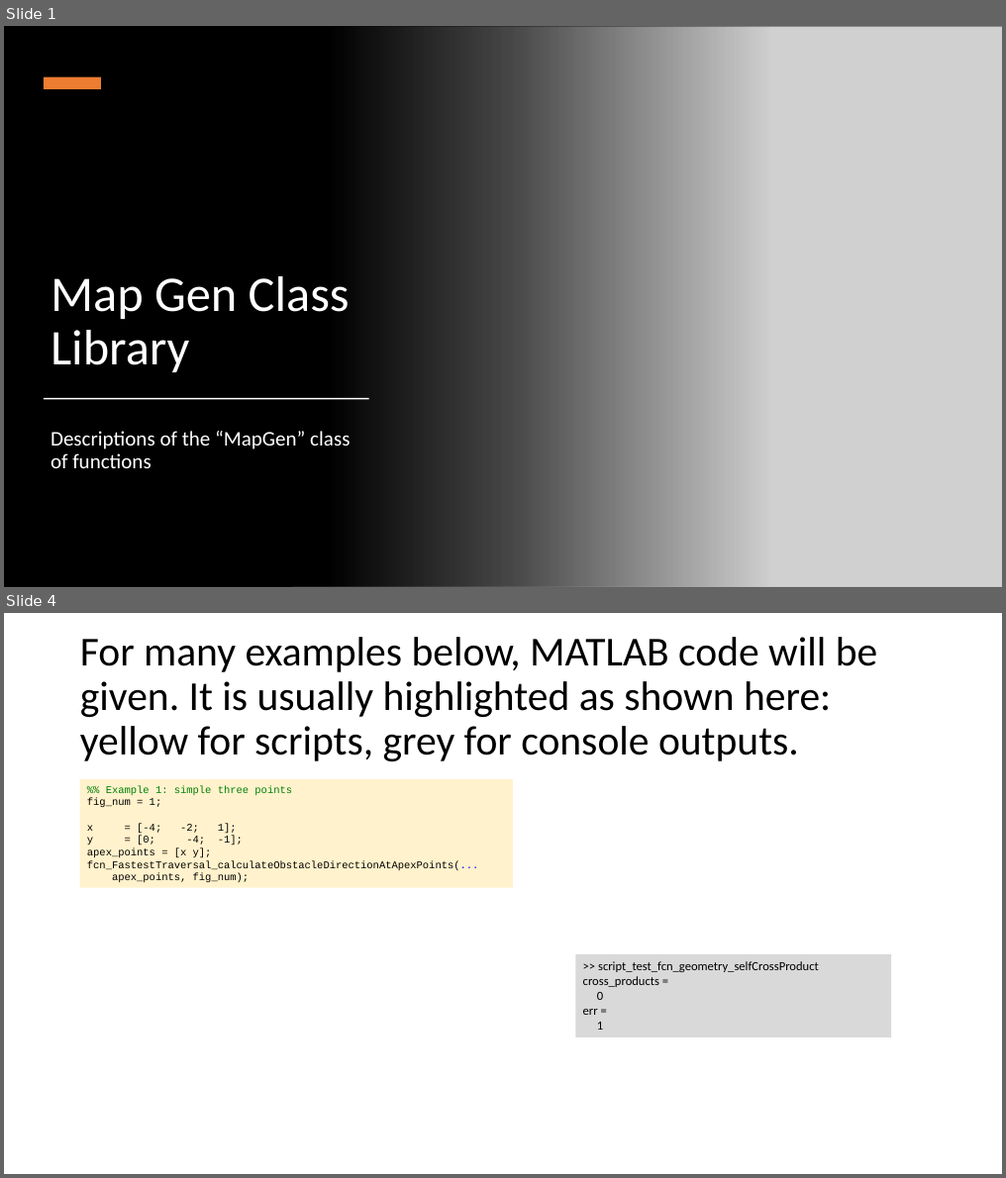
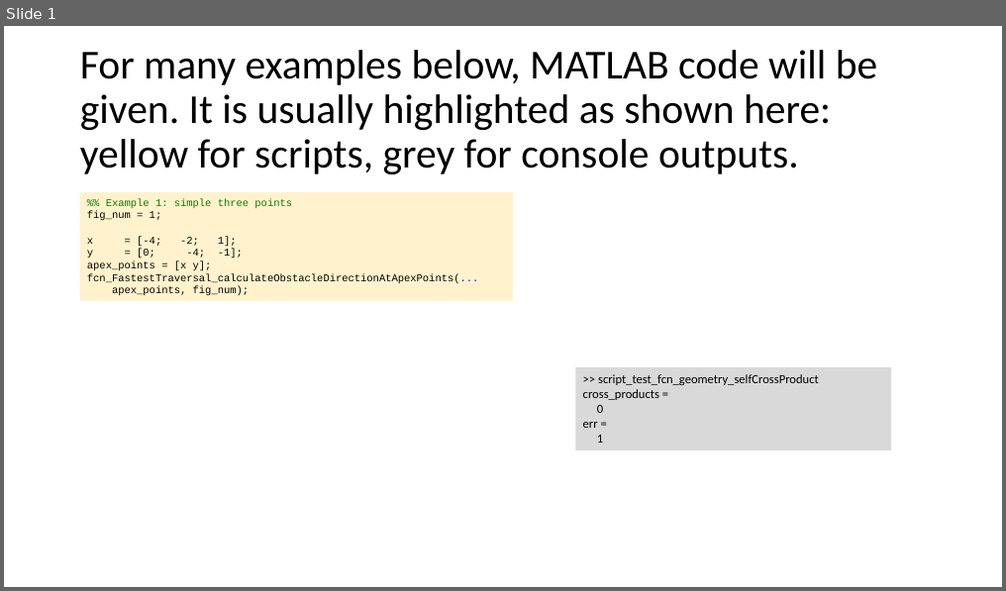
Before and after one commit to ivsg-psu/PathPlanning_MapTools_MapGenClassLibrary, a slide deck: Documents/MapGenClassLibrary.pptx. Shown one above the other, each under a label of ours: slides 1 and 4 before the commit, slide 1 after it; the slides between them are not shown. The pictures are 1006x1178 and 1006x591 pixels, drawn with LibreOffice and Linux fonts; fonts in the diff are those of the drawing; grey boxes stand for pictures. Boxes give left, top, right and bottom in pixels: in the first picture for what was removed or moved away, otherwise in the second. Text is boxed around its words. In the diff, an @@ line names an element or a change of style, - is before the commit and + after.

```diff
--- a/Documents/MapGenClassLibrary.pptx
+++ b/Documents/MapGenClassLibrary.pptx
@@ slide 1 removed at bbox=[4, 26, 1002, 587], background #000000 @@
@@ rectangle removed at bbox=[4, 26, 768, 587] @@
@@ picture removed at bbox=[292, 26, 1002, 587] @@
@@ rectangle removed at bbox=[44, 77, 101, 89] @@
@@ title removed at bbox=[51, 276, 350, 372] @@
-Map Gen Class Library
@@ rectangle removed at bbox=[44, 398, 369, 399] @@
@@ subtitle removed at bbox=[51, 431, 350, 469] @@
-Descriptions of the “MapGen” class of functions
@@ what was slide 4 is now slide 1 @@
```
Also in this commit, not shown: 2 other slides removed, 17 other files.
